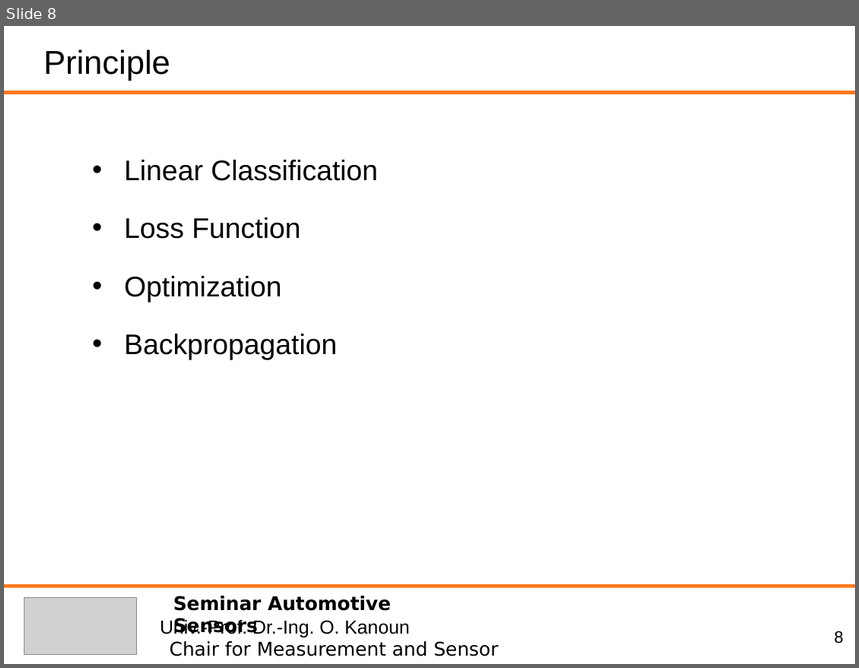
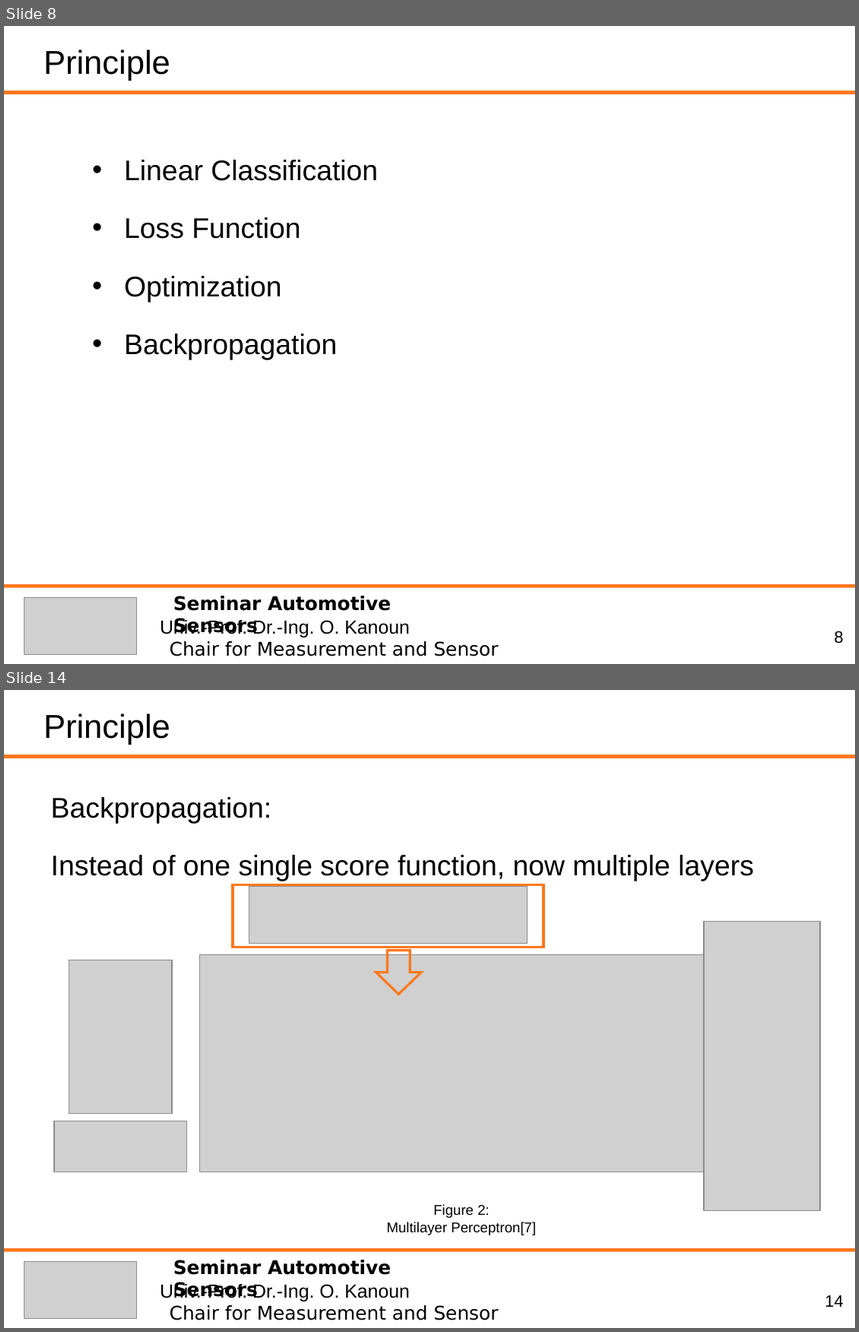
Before and after one commit to heihuhuRay/StudyNote, a slide deck: ASS/AutonoumousDriving_JunchengHu_C2.ppt. Shown one above the other, each under a label of ours: slide 8 before the commit, slides 8 and 14 after it; the slides between them are not shown. The pictures are 859x668 and 859x1332 pixels, drawn with LibreOffice and Linux fonts; fonts in the diff are those of the drawing; grey boxes stand for pictures. Boxes give left, top, right and bottom in pixels: in the first picture for what was removed or moved away, otherwise in the second. Text is boxed around its words. In the diff, an @@ line names an element or a change of style, - is before the commit and + after.

```diff
--- a/ASS/AutonoumousDriving_JunchengHu_C2.ppt
+++ b/ASS/AutonoumousDriving_JunchengHu_C2.ppt
@@ slide 14 added at <box>4,690,855,1328</box>, background #FFFFFF @@
@@ text added at <box>44,714,170,745</box>, 28 pt, text #000000 @@
+Principle
@@ line added from (4, 756) to (855, 756), #FF781D 3 pt @@
@@ text added at <box>51,797,754,882</box>, 24 pt, text #000000 @@
+  Backpropagation:
+  Instead of one single score function, now multiple layers
@@ rectangle added at <box>233,885,544,947</box>, outline #FF781D 2.24 pt @@
@@ picture added at <box>249,887,528,944</box> @@
@@ down arrow added at <box>376,951,421,995</box>, outline #FF781D 2.01 pt @@
@@ group added at <box>54,922,820,1236</box>: 4 pictures, 1 text @@
+Figure 2:
+Multilayer Perceptron[7]
@@ line added from (4, 1250) to (855, 1250), #FF781D 3 pt @@
@@ picture added at <box>24,1262,137,1319</box> @@
@@ text added at <box>173,1260,391,1299</box>, 16 pt, text #000000, bold @@
+Seminar Automotive Sensors
@@ text added at <box>253,1284,410,1302</box>, 16 pt, text #000000 @@
+Univ.-Prof. Dr.-Ing. O. Kanoun
@@ page number added at <box>825,1296,843,1307</box>, 14 pt, text #000000 @@
+14
@@ text added at <box>170,1306,499,1321</box>, 16 pt, text #000000 @@
+Chair for Measurement and Sensor Technology
```
Also in this commit, not shown: 15 slides changed, 2 other slides added, 3 other files.
